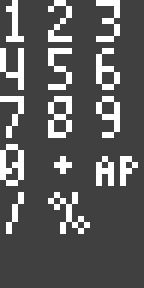
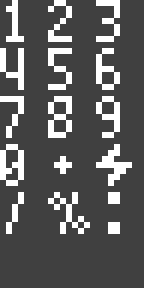
Layer changes from the first 144 × 288 image to the second:
painted on "numerals" over (96, 144, 138, 234)
painted on "shadow shape" over (102, 150, 138, 234)
